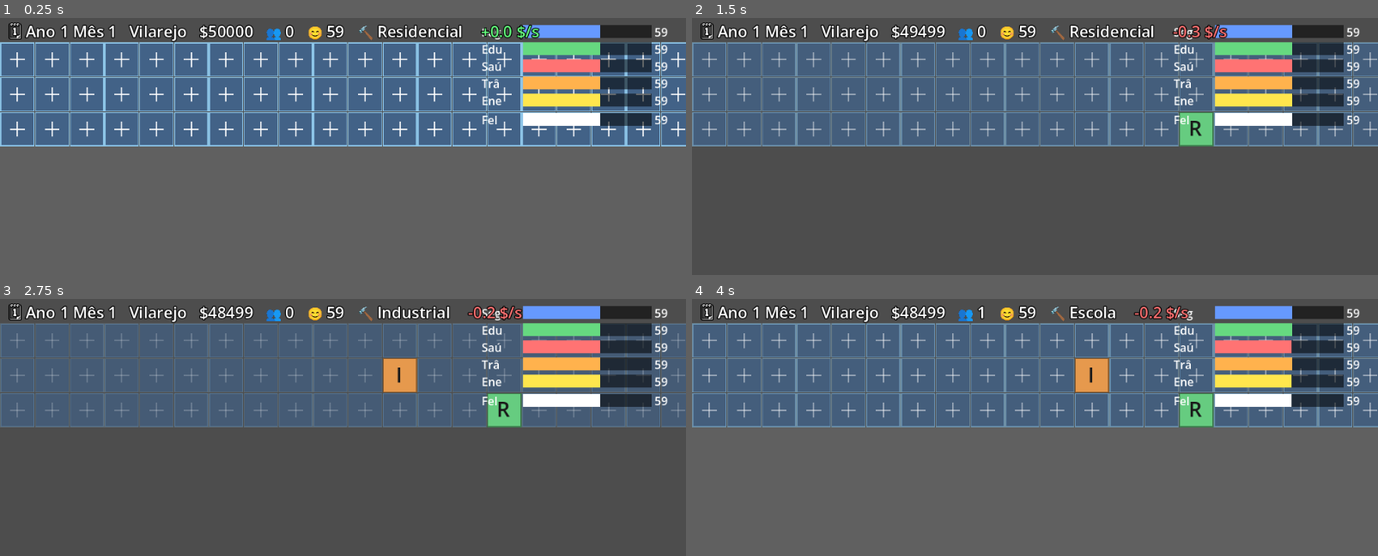
Above: before the commit, frames 1-4 (two rows, left to right).
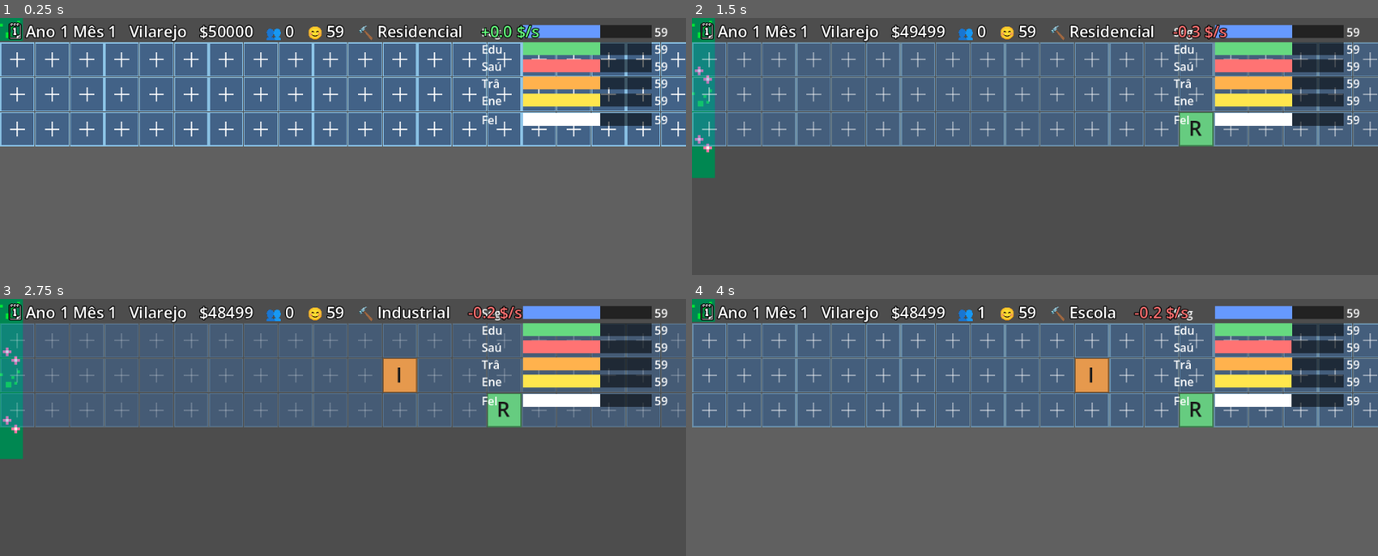
Above: after the commit, the same moments.

Repository: andrewsmedina/yourcity
Game: Godot game, scene res://scenes/main.tscn
The game is run twice, just before and just after one commit, with the same random seed, the same clock (stepped at 60 frames per second) and the same inputs.
Inputs (mouse positions are in pixels of both pictures, inside the frame that each line leads up to):
- Up to frame 1 (0.25 s): no input
- Up to frame 2 (1.5 s): tap Enter at 0.5 s; move the mouse to (1185, 74) at 0.52 s; tap 1 at 0.6 s; click (1185, 74) at 0.67 s; tap Space at 0.77, 1.25 s; drag from (897, 89) to (1000, 107) at 1.27 s
- Up to frame 3 (2.75 s): move the mouse to (411, 334) at 2.02 s; tap 3 at 2.1 s; click (411, 334) at 2.17 s
- Up to frame 4 (4 s): drag from (1000, 388) to (829, 345) at 2.77 s; move the mouse to (1240, 381) at 3.52 s; tap 5 at 3.6 s; click (1240, 381) at 3.67 s; tap Space at 3.77 s

The runs differ from the first frame. In frame 1, 0.2% of the frame differs, in the area x 0-4%, y 0-9%; in frame 2, 2.0%; in frame 3, 2.0%, in the area x 0-4%, y 0-63%; in frame 4, 0.2%.

Commit message:
Add tiled ground background
Fill the whole window behind the UI with the 8x8 ground tiles, scaled 4x and
chosen per-cell by a stable hash (no flicker), replacing the black backdrop.
On a CanvasLayer at layer -1, mouse-transparent.

Co-Authored-By: Claude Opus 4.8 (1M context) <noreply@anthropic.com>

Diff:
--- a/scenes/main.tscn
+++ b/scenes/main.tscn
@@ -1,13 +1,20 @@
-[gd_scene load_steps=6 format=3 uid="uid://b8tcity0main0"]
+[gd_scene load_steps=7 format=3 uid="uid://b8tcity0main0"]
 
 [ext_resource type="Script" path="res://scripts/main.gd" id="1_main"]
 [ext_resource type="Script" path="res://scripts/hud.gd" id="4_hud"]
 [ext_resource type="Script" path="res://scripts/indicator_bars.gd" id="5_bars"]
 [ext_resource type="Script" path="res://scripts/crisis_ui.gd" id="6_crisis"]
 [ext_resource type="Script" path="res://scripts/build_overlay.gd" id="7_build"]
+[ext_resource type="Script" path="res://scripts/background.gd" id="8_bg"]
 
 [node name="Main" type="Node2D"]
 script = ExtResource("1_main")
+
+[node name="BackgroundLayer" type="CanvasLayer" parent="."]
+layer = -1
+
+[node name="Background" type="Control" parent="BackgroundLayer"]
+script = ExtResource("8_bg")
 
 [node name="BuildLayer" type="CanvasLayer" parent="."]
 layer = 1
--- /dev/null
+++ b/scripts/background.gd
@@ -0,0 +1,31 @@
+extends Control
+
+## Tiled background that fills the whole window with the 8x8 ground tiles,
+## picking one of the three per cell with a stable per-cell hash (so it doesn't
+## flicker). Sits on a CanvasLayer behind everything; mouse-transparent.
+
+const SRC := 8      # source tile size in px
+const SCALE := 4    # drawn size = 32px
+
+var _tiles: Array[Texture2D] = []
+
+func _ready() -> void:
+	set_anchors_preset(Control.PRESET_FULL_RECT)
+	mouse_filter = Control.MOUSE_FILTER_IGNORE
+	_tiles = [
+		load("res://assets/tile_0000.png"),
+		load("res://assets/tile_0001.png"),
+		load("res://assets/tile_0002.png"),
+	]
+	resized.connect(queue_redraw)
+
+func _draw() -> void:
+	if _tiles.is_empty():
+		return
+	var t := SRC * SCALE
+	var cols := int(ceil(size.x / t)) + 1
+	var rows := int(ceil(size.y / t)) + 1
+	for r in rows:
+		for c in cols:
+			var idx: int = abs(hash(Vector2i(c, r))) % _tiles.size()
+			draw_texture_rect(_tiles[idx], Rect2(c * t, r * t, t, t), false)
Binary file added: assets/tile_0000.png
Not shown, added: assets/tile_0000.png.import
Binary file added: assets/tile_0001.png
Not shown, added: assets/tile_0001.png.import
Binary file added: assets/tile_0002.png
Not shown, added: assets/tile_0002.png.import
Not shown, added: scripts/background.gd.uid
